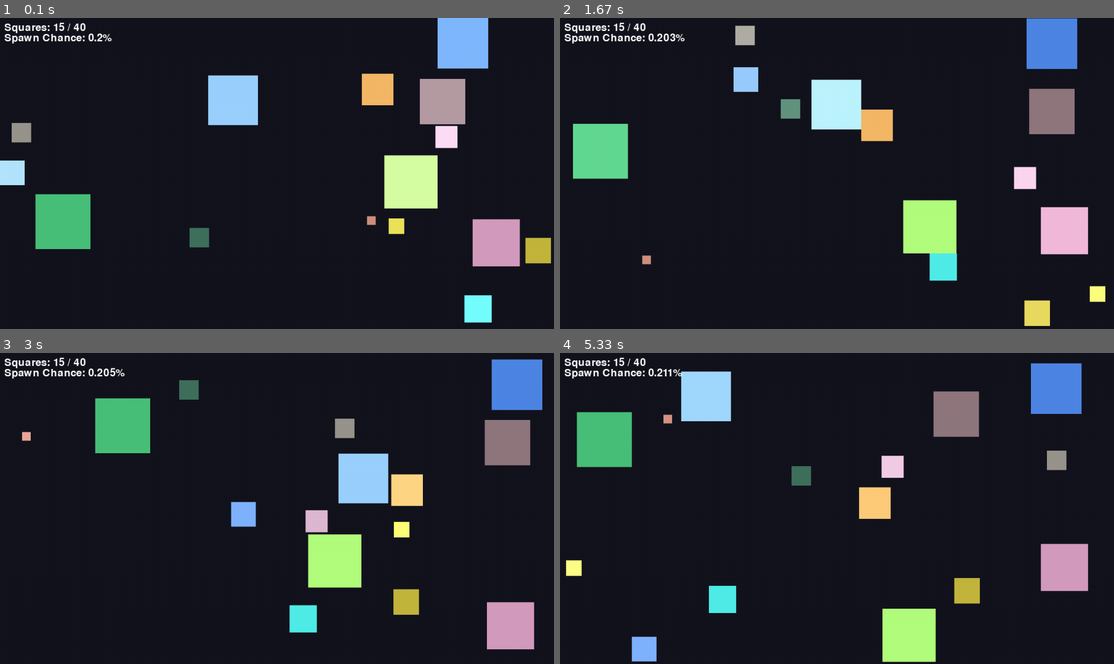
Above: before the commit, frames 1-4 (two rows, left to right).
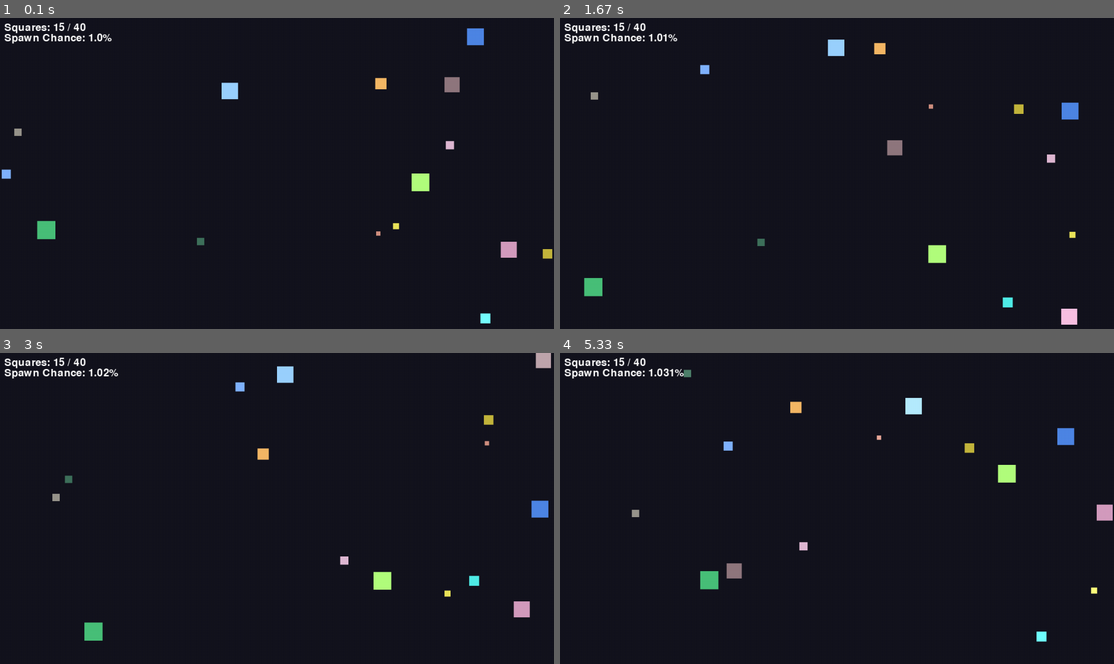
Above: after the commit, the same moments.

Repository: voanhduc0105/lab8-pygame
Game: pygame game, started from main.py
Two runs of this game, one before a commit and one after it. Both use one fixed random seed, a clock stepped at 60 frames per second and the inputs below.
Inputs (mouse positions are in pixels of both pictures, inside the frame that each line leads up to):
- Up to frame 1 (0.1 s): no input
- Up to frame 2 (1.67 s): click (1080, 260) at 0.38 s
- Up to frame 3 (3 s): click (509, 651) at 1.72 s; click (144, 446) at 2.05 s
- Up to frame 4 (5.33 s): click (759, 443) at 3.38 s

The runs differ from the first frame. In frame 1, 11% of the frame differs, in the area x 0-100%, y 0-99%; in frame 2, 13%; in frame 3, 13%; in frame 4, 13%, in the area x 1-100%, y 3-100%.

Commit message:
Added Behaviors

Diff:
--- a/main.py
+++ b/main.py
@@ -2,6 +2,7 @@
 
 import pygame
 
+import math
 
 WINDOW_WIDTH = 1280
 WINDOW_HEIGHT = 720
@@ -9,23 +10,28 @@
 SQUARE_COUNT = 15
 FPS = 60
 
+# Substep to do better checks
+SUBSTEP = 4
+
 
 class Square:
 	cap = 40
 	pity = 0
 	def __init__(self) -> None:
-		self.square_size = random.randint(20, WINDOW_WIDTH//10)
+		self.square_size = random.randint(10, WINDOW_WIDTH//30)
 		self.x = random.randint(0, WINDOW_WIDTH - self.square_size)
 		self.y = random.randint(0, WINDOW_HEIGHT - self.square_size)
-		self.topspd = (25/self.square_size)*10
-		self.vx = random.choice([-1, 1]) * random.uniform(5.0/(self.square_size*0.1), self.topspd)
-		self.vy = random.choice([-1, 1]) * random.uniform(5.0/(self.square_size*0.1), self.topspd)
+		self.topspd = (25/self.square_size)*3
+		self.minspd = (25/self.square_size)
+		self.vx = random.choice([-1, 1]) * random.uniform(self.minspd, self.topspd)
+		self.vy = random.choice([-1, 1]) * random.uniform(self.minspd, self.topspd)
 		self.color = (
 			random.randint(60, 255),
 			random.randint(60, 255),
 			random.randint(60, 255),
 		)
 		self.pulse = 0
+		self.tired = 0
 
 	def getrect(self):
 		return pygame.Rect(self.x, self.y, self.square_size, self.square_size)
@@ -35,6 +41,18 @@
 		new = Square()
 		listofsquares.append(new)
 		return listofsquares
+
+	def i_want_to_KILL_you(self, other: 'Square', listofsquares: list):
+		if random.randint(1, 250) == 1:
+			#kill smaller square, or
+			if self.square_size <= other.square_size:
+
+				listofsquares.remove(self)
+				del self
+			else:
+				listofsquares.remove(other)
+				del other
+
 
 	def squarecollision(self, other, listofsquares):
 		a = self.getrect()
@@ -45,8 +63,8 @@
 			overlap_x = min(a.right, b.right) - max(a.left, b.left)
 			overlap_y = min(a.bottom, b.bottom) - max(a.top, b.top)
 			if overlap_x < overlap_y:
-				if self.cap >= len(listofsquares):
-					if random.randint(1, 500-Square.pity) == 1:
+				if self.cap > len(listofsquares):
+					if random.randint(1, 100-Square.pity) == 1:
 						Square.pity = 0
 						self.squarecreation(listofsquares)
 					else:
@@ -62,7 +80,7 @@
 							other.vx *= -1
 							other.vx += random.uniform(-2.0, 2.0)
 						self.x = b.x - a.width
-
+					self.i_want_to_KILL_you(other, listofsquares)
 					return True
 				# self is to the right
 				elif a.x > b.x:
@@ -73,7 +91,7 @@
 							other.vx *= -1
 							other.vx += random.uniform(-2.0, 2.0)
 						self.x = b.x + b.width
-
+					self.i_want_to_KILL_you(other, listofsquares)
 					return True
 
 			else:
@@ -86,6 +104,7 @@
 							other.vy *= -1
 							other.vy += random.uniform(-2.0, 2.0)
 						self.y = b.y - a.height
+					self.i_want_to_KILL_you(other, listofsquares)
 					return True
 				# self is below
 				elif a.y > b.y:
@@ -96,21 +115,55 @@
 							other.vy *= -1
 							other.vy += random.uniform(-2.0, 2.0)
 						self.y = b.y + b.height
-					return True
-
-			# After position set, there is a small chance to create a random square. Since there are a lot of checks
-			# make the chance very low
-
-
-	def move(self) -> None:
-		# cap max speed.
-		if self.vx > self.topspd + 5.0:
-				self.vx -= 1.0
-		if self.vy > self.topspd + 5.0:
-				self.vy -= 1.0
-
-		self.x += self.vx
-		self.y += self.vy
+					self.i_want_to_KILL_you(other, listofsquares)
+					return True
+
+	def flee(self, other: 'Square'):
+		# if the self square is the smaller square and satisfies the criteria
+		# we do not need to flip the condition since the for loop in main is already doing it
+		selfcenter = [self.x + self.square_size/2, self.y + self.square_size/2]
+		othercenter = [other.x + other.square_size/2, other.y + other.square_size/2]
+		if self.square_size < other.square_size:
+
+			# roe is Radius Of Effect
+			roe = other.square_size * 3
+			dist = math.sqrt(pow(selfcenter[0] - othercenter[0], 2) + pow(selfcenter[1] - othercenter[1], 2))
+
+			if dist <= roe:
+				away_x = (selfcenter[0] - othercenter[0]) / dist
+				away_y = (selfcenter[1] - othercenter[1]) / dist
+				flee_strength = 0.3
+				self.vx += away_x * flee_strength
+				self.vy += away_y * flee_strength
+		else:
+			pass
+
+	def move(self, steps) -> None:
+		if random.randint(1, 1000) == 67 and self.tired == 0:
+			# At random, squares stops to rest
+			self.tired = random.randint(FPS, 3*FPS)
+		if self.tired > 0:
+			self.tired -= 1
+		else:
+			# True speed vector, which is the hypothneuse or something from the triangle made from vx and vy
+			truespd = math.hypot(self.vx, self.vy)
+			if truespd > self.topspd+5.0:
+				scale = (self.topspd + 5)/ truespd
+				self.vx *= scale
+				self.vy *= scale
+			if truespd < self.minspd:
+				scale = (self.topspd + 5)/ truespd
+				self.vx *= scale
+				self.vy *= scale
+
+			if random.randint(1, 500) == 1:
+				# confused, refert movement
+				self.vx *= -1
+				self.vy *= -1
+			# We divide the movement into smaller steps so that faster moving squares
+			# Don't pass through the collision check
+			self.x += self.vx / steps
+			self.y += self.vy / steps
 
 		# Bounce on screen edges by reversing direction.
 	def bordercollision(self, listofsquares):
@@ -118,8 +171,8 @@
 			self.pulse = FPS//3
 			self.vx *= -1
 			self.x = max(0, min(self.x, WINDOW_WIDTH - self.square_size))
-			if self.cap >= len(listofsquares):
-				if random.randint(1, 500-Square.pity) == 1:
+			if self.cap > len(listofsquares):
+				if random.randint(1, 100-Square.pity) == 1:
 					Square.pity = 0
 					self.squarecreation(listofsquares)
 				else:
@@ -129,8 +182,8 @@
 			self.pulse = FPS//3
 			self.vy *= -1
 			self.y = max(0, min(self.y, WINDOW_HEIGHT - self.square_size))
-			if self.cap >= len(listofsquares):
-				if random.randint(1, 500-Square.pity) == 1:
+			if self.cap > len(listofsquares):
+				if random.randint(1, 100-Square.pity) == 1:
 					Square.pity = 0
 					self.squarecreation(listofsquares)
 				else:
@@ -158,28 +211,36 @@
 	running = True
 
 	while running:
+		mousex, mousey = pygame.mouse.get_pos()
+
 		for event in pygame.event.get():
 			if event.type == pygame.QUIT:
 				running = False
 
-		for square in squares:
-			square.move()
-			square.bordercollision(squares)
-
+		# Repeat SUBSTEP amount of times to accomodate for the change in movement
+		for _ in range(SUBSTEP):
+			for square in squares:
+				square.move(SUBSTEP)
+				square.bordercollision(squares)
+
+		# the flags are redundant as theres only 1 check needed
 		for squarea in squares:
 			for squareb in squares:
 				if squarea != squareb:
-					havewecheckthisalready = False
-					for _ in range(5):
-						# check 5 times to make sure small squares wont phase thru another when they move too fast
-						if not havewecheckthisalready:
-							havewecheckthisalready = squarea.squarecollision(squareb, squares)
+					squarea.squarecollision(squareb, squares)
+					squarea.flee(squareb)
 
 		screen.fill(BACKGROUND_COLOR)
 		for square in squares:
+			if pygame.Rect.collidepoint(pygame.Rect(square.x, square.y, square.square_size, square.square_size), mousex, mousey):
+				center = (square.x + square.square_size/2, square.y + square.square_size/2)
+				pygame.draw.circle(screen, (79, 39, 39), center, square.square_size*3, 0)
+		for square in squares:
+			# whatever is on top needs to be drawn later
+			# This is in another loop to fix a bug where the AOE effect is on top of the squares
 			square.draw(screen)
 		text1 = font.render(f"Squares: {len(squares)} / {Square.cap}", True, (255, 255, 255))
-		text2 = font.render(f"Spawn Chance: {round((1/(500-Square.pity))*100, 3)}%", True, (255, 255, 255))
+		text2 = font.render(f"Spawn Chance: {round((1/(100-Square.pity))*100, 3)}%", True, (255, 255, 255))
 		screen.blit(text1, (10, 10))
 		screen.blit(text2, (10, 10 + font.get_height()))
 		pygame.display.flip()
Not shown, added: MY_NOTES_2.md
Not shown, added: changelog.md
